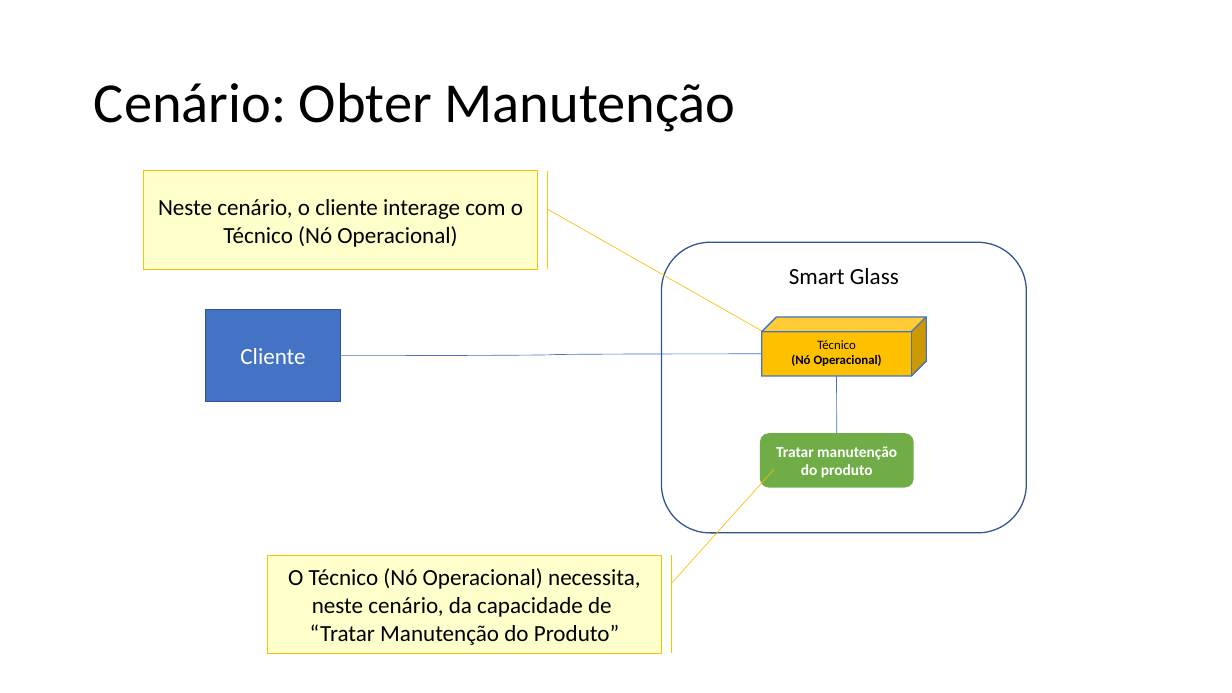
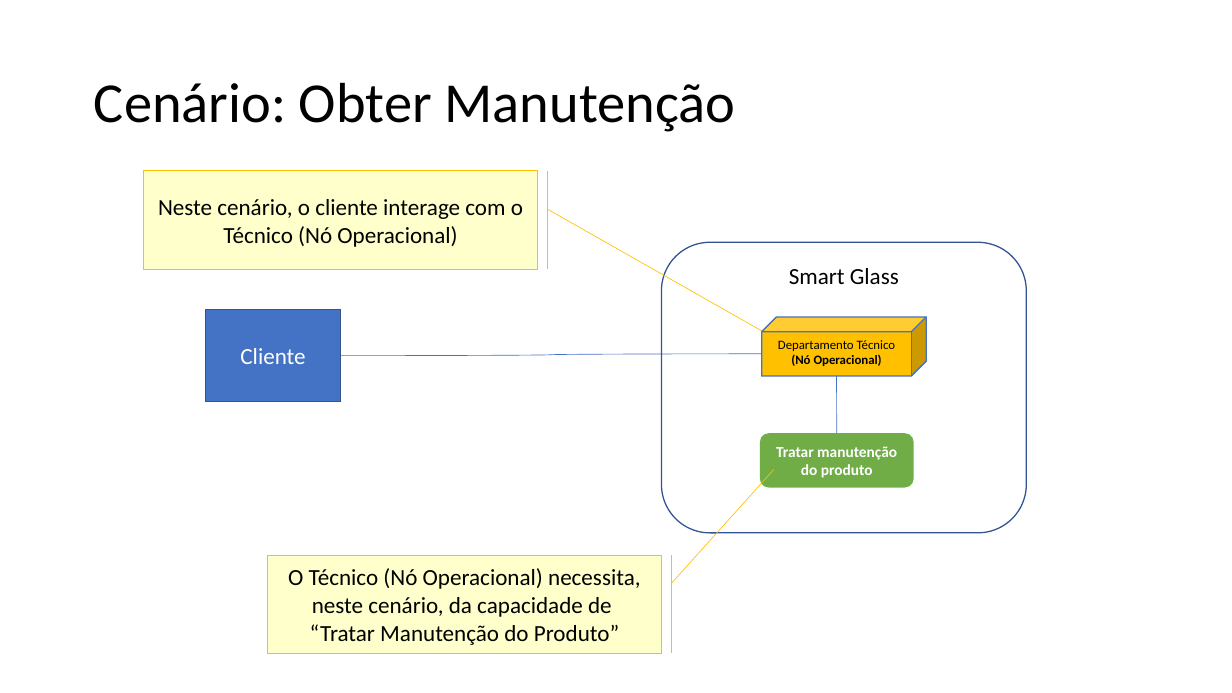
Before and after one commit to Geremias-ms/ENGENHARIADEREQUISITOS, a slide deck: slide 5 of 015 - ARQUITETURA DE NEGOCIO PARA CADA CENÁRIO.pptx. Drawn at 1232x693 pixels with LibreOffice and Linux fonts; fonts in the diff are those of the drawing. Boxes give left, top, right and bottom in pixels: in the first picture for what was removed or moved away, otherwise in the second. Text is boxed around its words. In the diff, an @@ line names an element or a change of style, - is before the commit and + after.

Commit message:
015 - ARQUITETURA DE NEGOCIO PARA CADA CENÁRIO

```diff
--- a/015 - ARQUITETURA DE NEGOCIO PARA CADA CENÁRIO.pptx
+++ b/015 - ARQUITETURA DE NEGOCIO PARA CADA CENÁRIO.pptx
@@ text in cube at bbox=[778, 340, 896, 351]: text changed @@
-Técnico
+Departamento Técnico
```
Also in this commit, not shown: 4 other slides changed, 4 slides removed.
